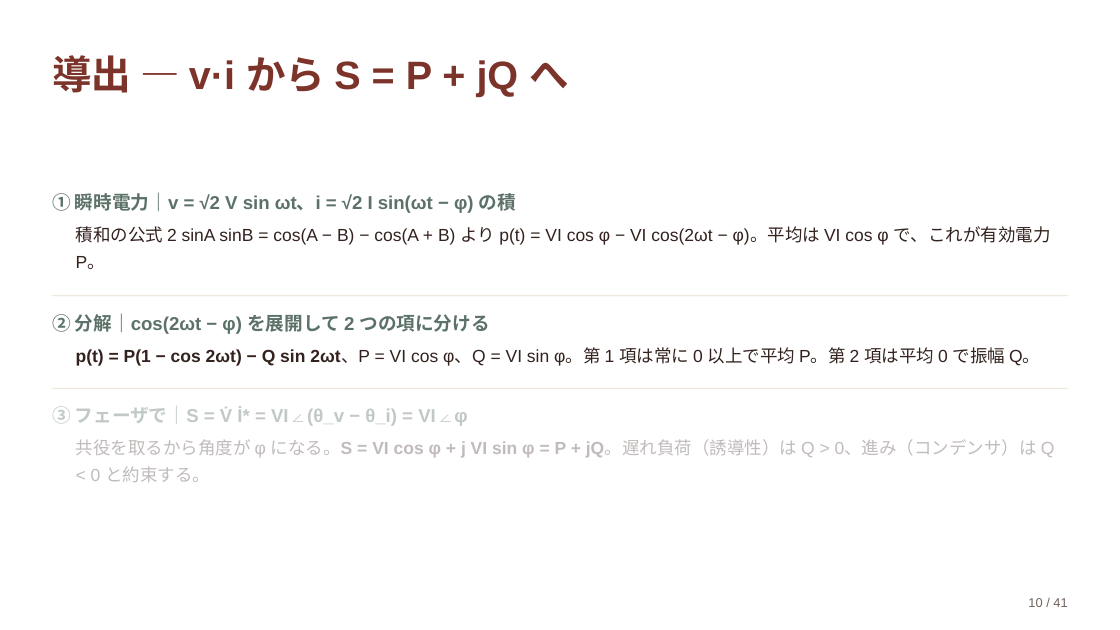
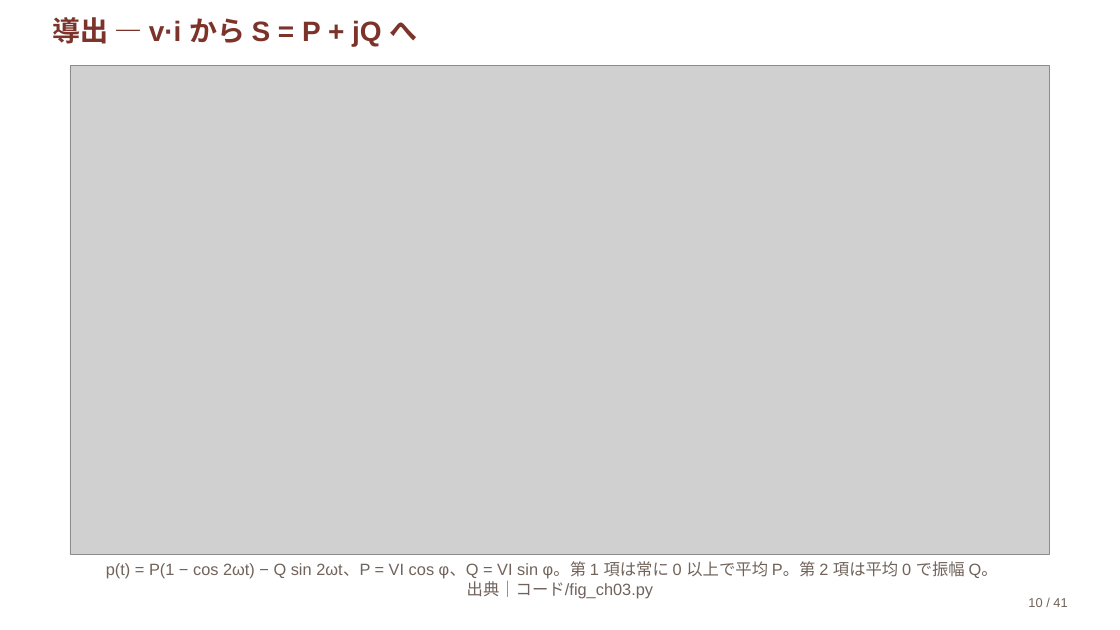
Before and after one commit to lutelute/ryukyu-power-system-2026, a slide deck: slide 10 of スライド/ch03.pptx. Drawn at 1120x630 pixels with LibreOffice and Linux fonts; fonts in the diff are those of the drawing; grey boxes stand for pictures. Boxes give left, top, right and bottom in pixels: in the first picture for what was removed or moved away, otherwise in the second. Text is boxed around its words. In the diff, an @@ line names an element or a change of style, - is before the commit and + after.

```diff
--- a/スライド/ch03.pptx
+++ b/スライド/ch03.pptx
@@ text "導出 — v·i から S ...": place and size @@
-text "導出 — v·i から S ..." at box(52, 55, 570, 97)
+text "導出 — v·i から S ..." at box(52, 17, 418, 46)
@@ text "導出 — v·i から S ..." at box(52, 17, 418, 46): size 33.9 to 24 pt; line spacing 1.06 to 1; vertical alignment middle to top @@
@@ picture added at box(70, 66, 1050, 555) @@
@@ text removed at box(52, 192, 516, 213) @@
-① 瞬時電力｜v = √2 V sin ωt、i = √2 I sin(ωt − φ) の積
@@ text removed at box(76, 226, 1051, 269) @@
-積和の公式 2 sinA sinB = cos(A − B) − cos(A + B) より p(t) = VI cos φ − VI cos(2ωt − φ)。平均は VI cos φ で、これが有効電力 P。
@@ rectangle removed at box(52, 296, 1068, 297) @@
@@ text removed at box(52, 313, 490, 334) @@
-② 分解｜cos(2ωt − φ) を展開して 2 つの項に分ける
@@ rectangle removed at box(52, 388, 1068, 389) @@
@@ text removed at box(52, 406, 467, 426) @@
-③ フェーザで｜S = V̇ İ* = VI∠(θ_v − θ_i) = VI∠φ
@@ text removed at box(76, 439, 1055, 482) @@
-共役を取るから角度が φ になる。S = VI cos φ + j VI sin φ = P + jQ。遅れ負荷（誘導性）は Q > 0、進み（コンデンサ）は Q < 0 と約束する。
@@ text at box(106, 561, 998, 599): text changed; size 15 to 14 pt; text colour #33221E to #71635B @@
-p(t) = P(1 − cos 2ωt) − Q sin 2ωt、P = VI cos φ、Q = VI sin φ。第 1 項は常に 0 以上で平均 P。第 2 項は平均 0 で振幅 Q。
+p(t) = P(1 − cos 2ωt) − Q sin 2ωt、P = VI cos φ、Q = VI sin φ。第 1 項は常に 0 以上で平均 P。第 2 項は平均 0 で振幅 Q。 出典｜コード/fig_ch03.py
```
Also in this commit, not shown: 8 other slides changed, 50 other files.
